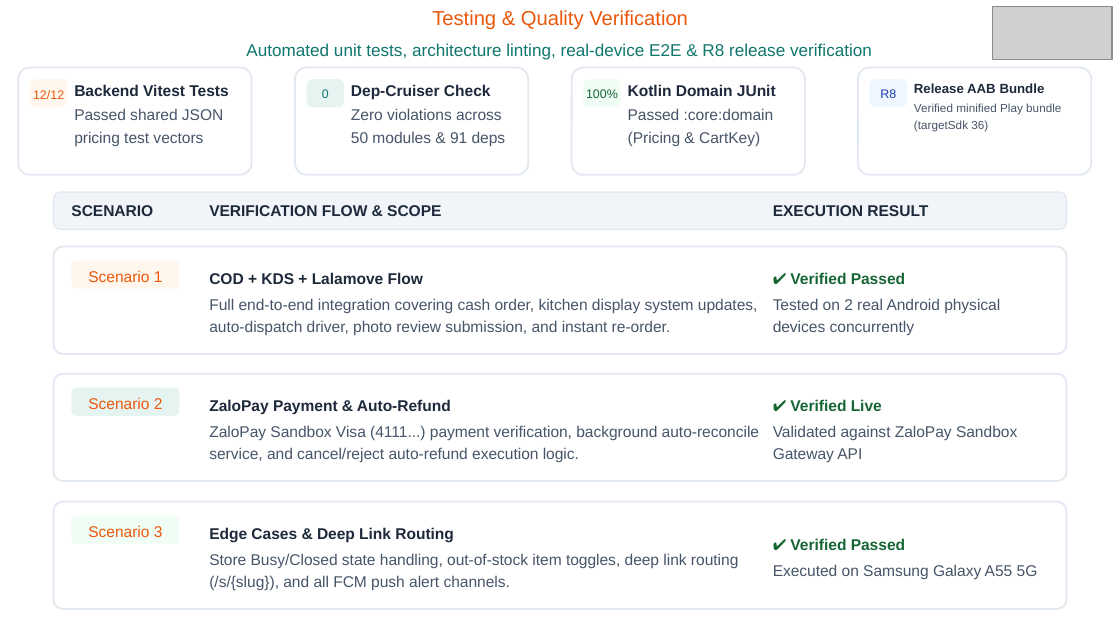
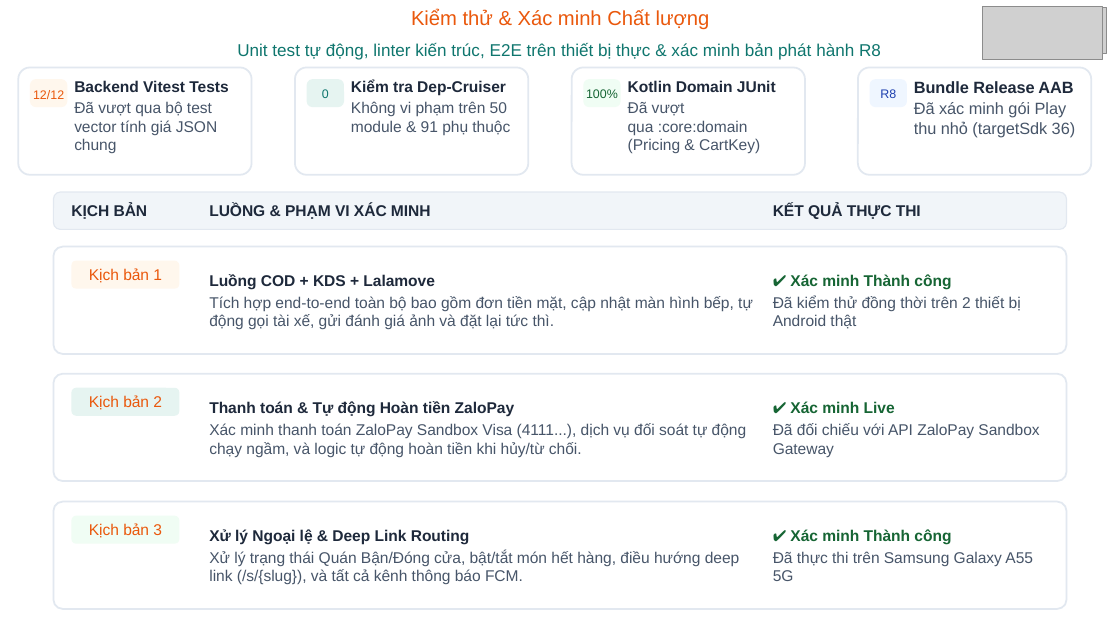
Before and after one commit to thanhpino/MobileAppFinalProject-MiaoSong, a slide deck: slide 12 of docs/slide/MiaoSong_Presentation_TSinghuaGroup_524H0032_524H0023.pptx. Drawn at 1120x630 pixels with LibreOffice and Linux fonts; fonts in the diff are those of the drawing; grey boxes stand for pictures; background and template pictures are left out. Boxes give left, top, right and bottom in pixels: in the first picture for what was removed or moved away, otherwise in the second. Text is boxed around its words. In the diff, an @@ line names an element or a change of style, - is before the commit and + after.

Commit message:
docs(slide): localize slides 12 & 14 to Vietnamese and fix typo on slide 9

```diff
--- a/docs/slide/MiaoSong_Presentation_TSinghuaGroup_524H0032_524H0023.pptx
+++ b/docs/slide/MiaoSong_Presentation_TSinghuaGroup_524H0032_524H0023.pptx
@@ text at [411, 9, 710, 30]: text changed @@
-Testing & Quality Verification
+Kiểm thử & Xác minh Chất lượng
@@ picture: place and size @@
-picture at [992, 7, 1112, 60]
+picture at [982, 7, 1102, 60]
@@ text at [237, 43, 881, 60]: text changed @@
-Automated unit tests, architecture linting, real-device E2E & R8 release verification
+Unit test tự động, linter kiến trúc, E2E trên thiết bị thực & xác minh bản phát hành R8
@@ text at [74, 80, 228, 92]: line spacing 1.2 to 1 @@
@@ text at [351, 79, 510, 135]: text changed @@
-Dep-Cruiser Check
-Zero violations across 50 modules & 91 deps
+Kiểm tra Dep-Cruiser
+Không vi phạm trên 50 module & 91 phụ thuộc
@@ text at [628, 80, 776, 92]: line spacing 1.2 to 1 @@
@@ text at [914, 81, 1075, 138]: text changed; size 7.5 to 10.5 pt @@
-Release AAB Bundle
-Verified minified Play bundle (targetSdk 36)
+Bundle Release AAB
+Đã xác minh gói Play thu nhỏ (targetSdk 36)
@@ text at [74, 101, 217, 153]: text changed @@
-Passed shared JSON pricing test vectors
+Đã vượt qua bộ test vector tính giá JSON chung
@@ text at [628, 102, 760, 153]: text changed @@
-Passed :core:domain (Pricing & CartKey)
+Đã vượt qua :core:domain (Pricing & CartKey)
@@ text at [71, 204, 148, 219]: text changed @@
-SCENARIO
+KỊCH BẢN
@@ text at [209, 204, 431, 219]: text changed @@
-VERIFICATION FLOW & SCOPE
+LUỒNG & PHẠM VI XÁC MINH
@@ text at [773, 204, 921, 219]: text changed @@
-EXECUTION RESULT
+KẾT QUẢ THỰC THI
@@ text at [89, 268, 162, 283]: text changed @@
-Scenario 1
+Kịch bản 1
@@ text at [209, 274, 753, 329]: text changed @@
-COD + KDS + Lalamove Flow
-Full end-to-end integration covering cash order, kitchen display system updates, auto-dispatch driver, photo review submission, and instant re-order.
+Luồng COD + KDS + Lalamove
+Tích hợp end-to-end toàn bộ bao gồm đơn tiền mặt, cập nhật màn hình bếp, tự động gọi tài xế, gửi đánh giá ảnh và đặt lại tức thì.
@@ text at [773, 274, 1021, 329]: text changed @@
-✔ Verified Passed
-Tested on 2 real Android physical devices concurrently
+✔ Xác minh Thành công
+Đã kiểm thử đồng thời trên 2 thiết bị Android thật
@@ text at [89, 395, 162, 410]: text changed @@
-Scenario 2
+Kịch bản 2
@@ text at [209, 401, 747, 457]: text changed @@
-ZaloPay Payment & Auto-Refund
-ZaloPay Sandbox Visa (4111...) payment verification, background auto-reconcile service, and cancel/reject auto-refund execution logic.
+Thanh toán & Tự động Hoàn tiền ZaloPay
+Xác minh thanh toán ZaloPay Sandbox Visa (4111...), dịch vụ đối soát tự động chạy ngầm, và logic tự động hoàn tiền khi hủy/từ chối.
@@ text at [773, 401, 1039, 457]: text changed @@
-✔ Verified Live
-Validated against ZaloPay Sandbox Gateway API
+✔ Xác minh Live
+Đã đối chiếu với API ZaloPay Sandbox Gateway
@@ text at [89, 523, 162, 538]: text changed @@
-Scenario 3
+Kịch bản 3
@@ text at [209, 529, 740, 585]: text changed @@
-Edge Cases & Deep Link Routing
-Store Busy/Closed state handling, out-of-stock item toggles, deep link routing (/s/{slug}), and all FCM push alert channels.
+Xử lý Ngoại lệ & Deep Link Routing
+Xử lý trạng thái Quán Bận/Đóng cửa, bật/tắt món hết hàng, điều hướng deep link (/s/{slug}), và tất cả kênh thông báo FCM.
@@ text at [773, 529, 1033, 581]: text changed @@
-✔ Verified Passed
-Executed on Samsung Galaxy A55 5G
+✔ Xác minh Thành công
+Đã thực thi trên Samsung Galaxy A55 5G
```
Also in this commit, not shown: 5 other slides changed, 1 other file.
